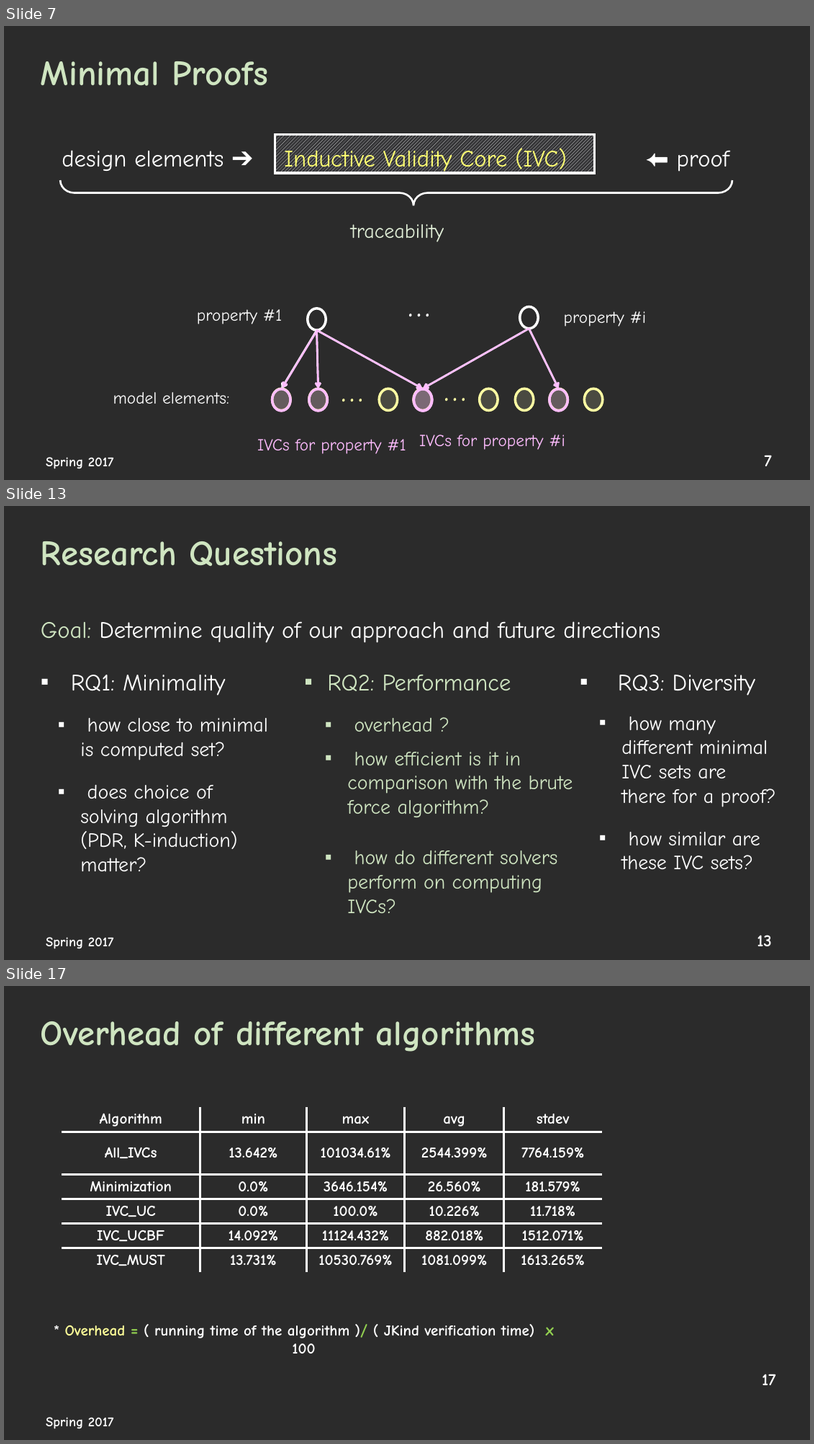
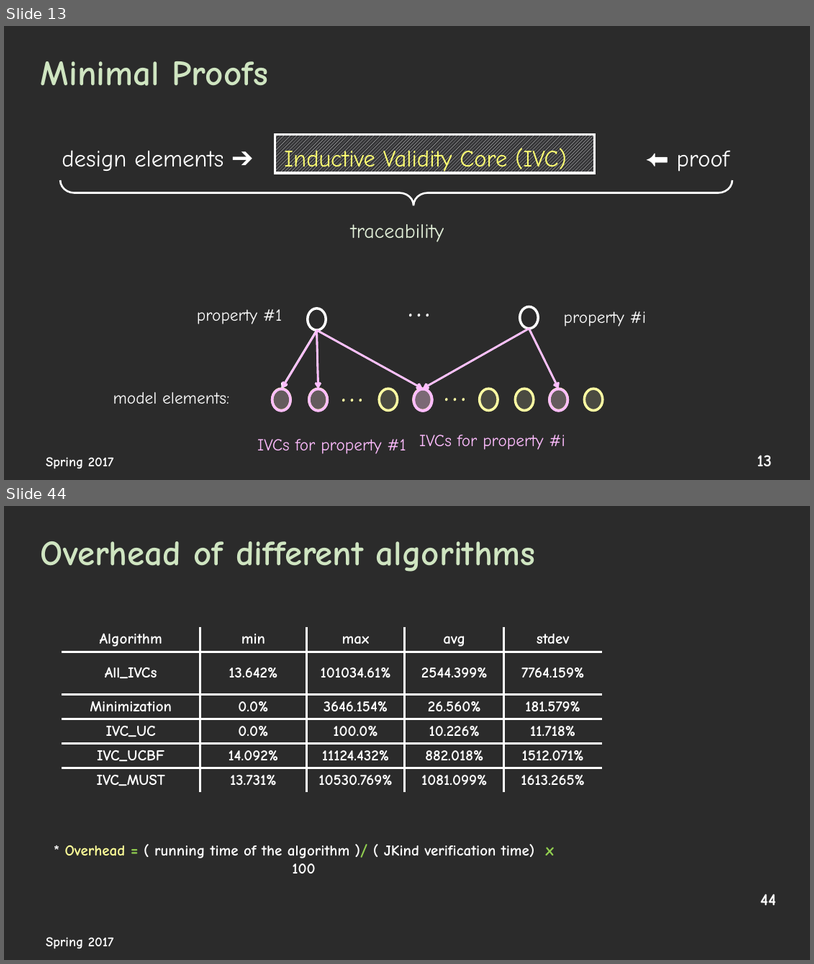
Before and after one commit to elaghs/Working, a slide deck: presentations/WPE_coverage.pptx. Shown one above the other, each under a label of ours: slides 7, 13 and 17 before the commit, slides 13 and 44 after it; the slides between them are not shown. The pictures are 814x1444 and 814x964 pixels, drawn with LibreOffice and Linux fonts; fonts in the diff are those of the drawing; background and template pictures are left out; a plain dark background stands for a picture behind light text. Boxes give left, top, right and bottom in pixels: in the first picture for what was removed or moved away, otherwise in the second. Text is boxed around its words. In the diff, an @@ line names an element or a change of style, - is before the commit and + after.

```diff
--- a/presentations/WPE_coverage.pptx
+++ b/presentations/WPE_coverage.pptx
@@ slide 13 removed at bbox=[4, 506, 810, 960], background picture (left out) @@
@@ title removed at bbox=[41, 541, 337, 566] @@
-Research Questions
@@ text removed at bbox=[41, 621, 661, 643] @@
-Goal: Determine quality of our approach and future directions
@@ text removed at bbox=[71, 674, 226, 695] @@
-▪ RQ1: Minimality
@@ text removed at bbox=[327, 674, 512, 691] @@
-▪ RQ2: Performance
@@ text removed at bbox=[618, 674, 756, 695] @@
-▪ RQ3: Diversity
@@ text removed at bbox=[80, 718, 268, 872] @@
-  ▪ how close to minimal is computed set?
-  ▪ does choice of solving algorithm (PDR, K-induction) matter?
@@ text removed at bbox=[347, 718, 574, 913] @@
-  ▪ overhead ?
-  ▪ how efficient is it in comparison with the brute force algorithm?
-  ▪ how do different solvers perform on computing IVCs?
@@ text removed at bbox=[622, 716, 777, 869] @@
-  ▪ how many different minimal IVC sets are there for a proof?
-  ▪ how similar are these IVC sets?
@@ text removed at bbox=[46, 937, 114, 949] @@
-Spring 2017
@@ page number removed at bbox=[757, 934, 772, 946] @@
-13
@@ what was slide 7 is now slide 13 @@
@@ page number at bbox=[757, 454, 772, 466]: text changed @@
-7
+13
@@ what was slide 17 is now slide 44 @@
@@ page number at bbox=[761, 893, 777, 905]: text changed @@
-17
+44
```
Also in this commit, not shown: 14 slides changed, 24 slides added, 3 other slides removed, 3 other files.
